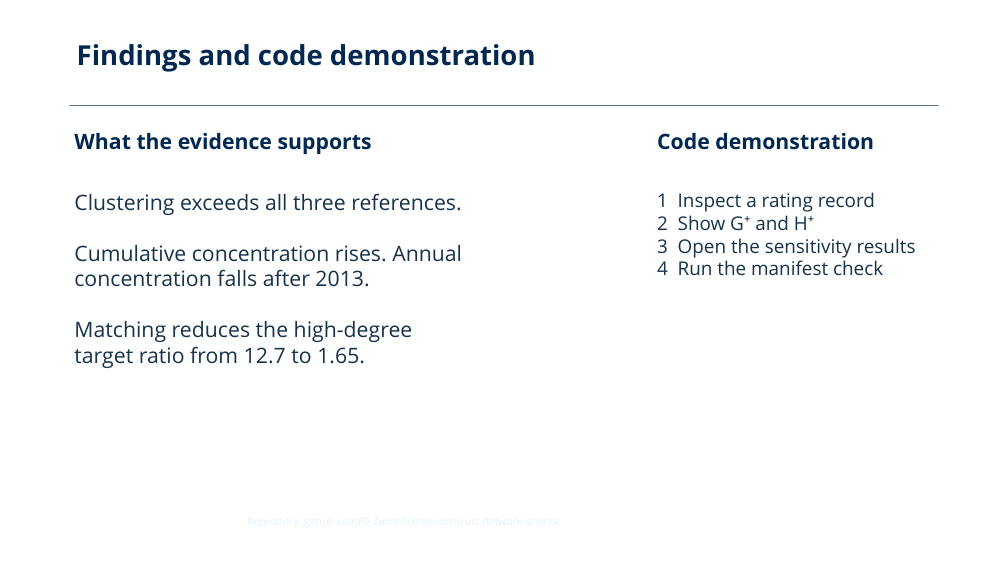
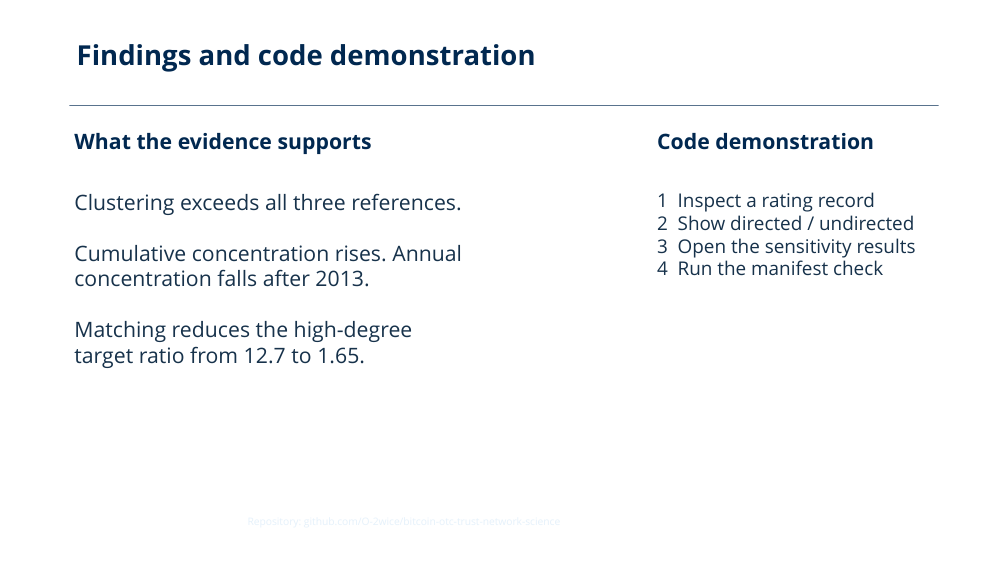
Before and after one commit to O-2wice/bitcoin-otc-trust-network-science, a slide deck: slide 14 of presentation/bitcoin_otc_network_science.pptx. Drawn at 1008x567 pixels with LibreOffice and Linux fonts; fonts in the diff are those of the drawing; background and template pictures are left out. Boxes give left, top, right and bottom in pixels: in the first picture for what was removed or moved away, otherwise in the second. Text is boxed around its words. In the diff, an @@ line names an element or a change of style, - is before the commit and + after.

Commit message:
Use course terminology for directed and undirected networks

```diff
--- a/presentation/bitcoin_otc_network_science.pptx
+++ b/presentation/bitcoin_otc_network_science.pptx
@@ text at bbox=[657, 215, 914, 230]: text changed @@
-2 Show G⁺ and H⁺
+2 Show directed / undirected
```
Also in this commit, not shown: 3 other slides changed, 10 other files.
